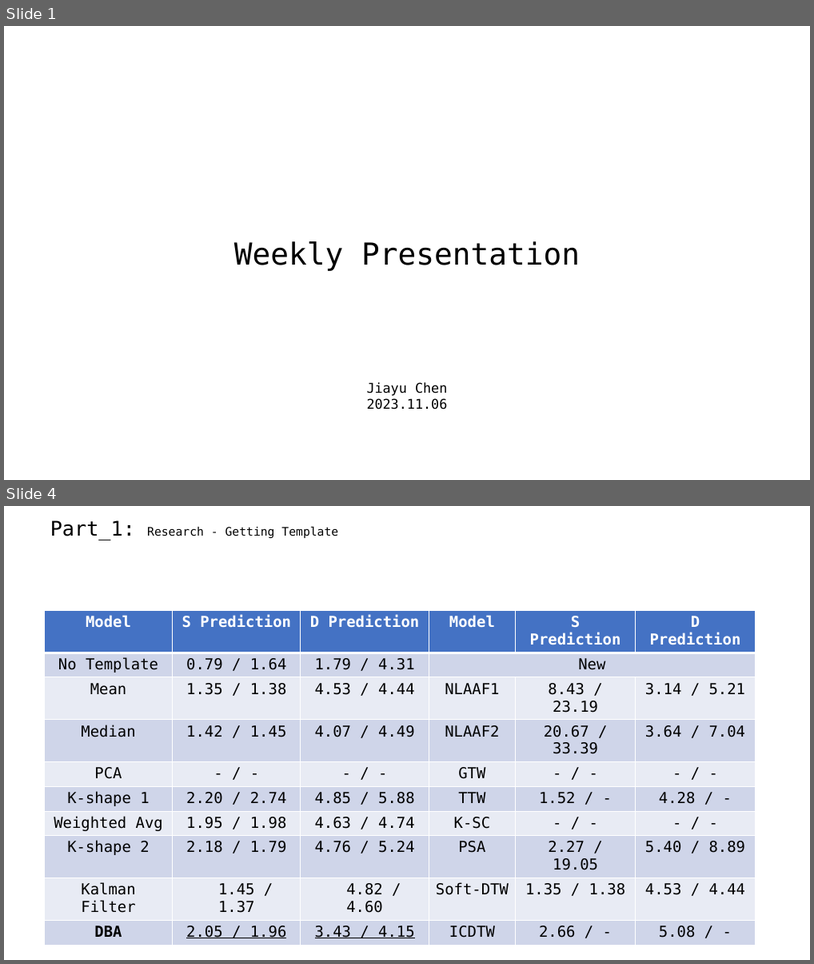
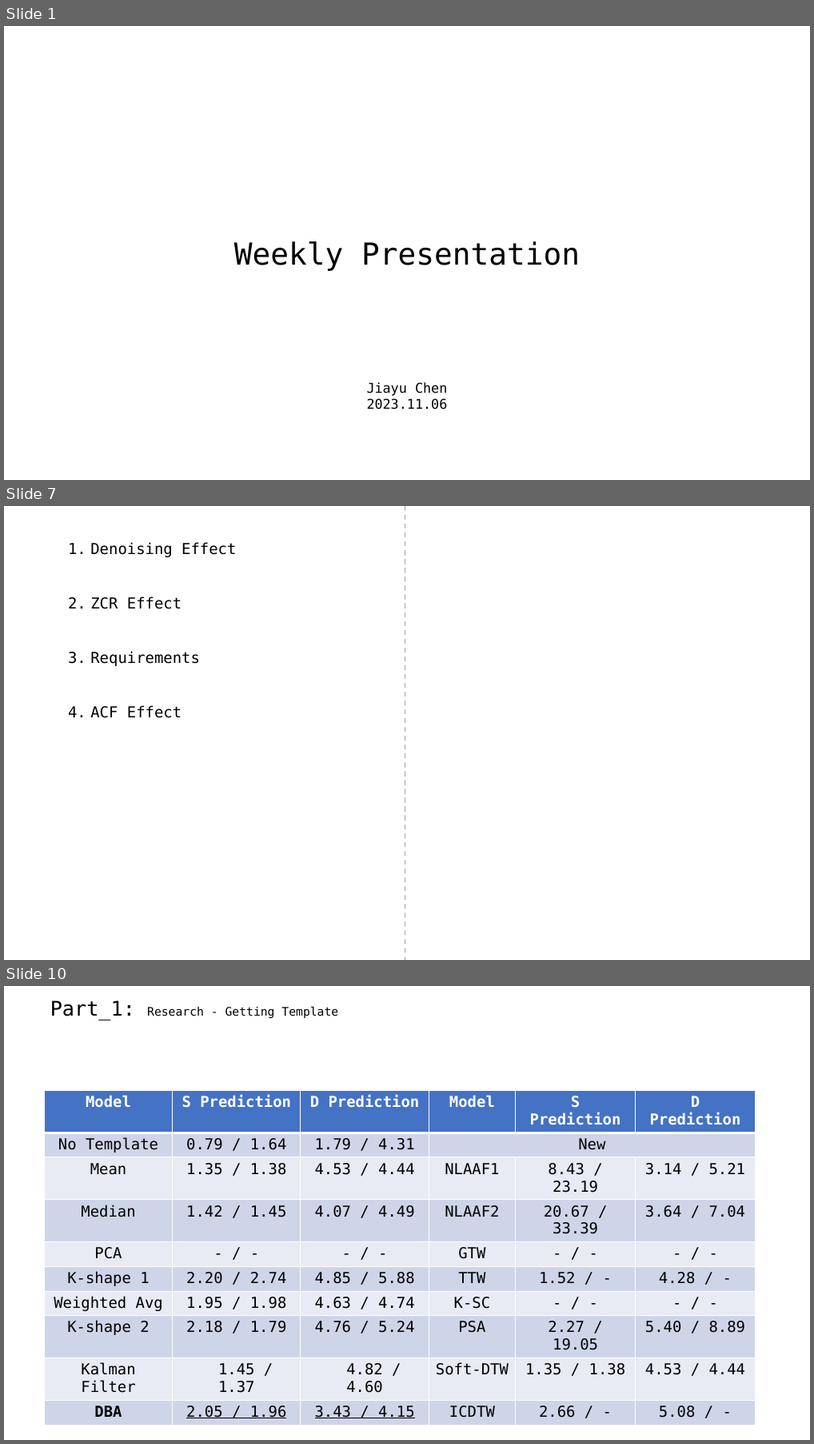
Before and after one commit to A-Big-Tortoise/Presentation, a slide deck: Presentation_1120_JiayuChen.pptx. Shown one above the other, each under a label of ours: slides 1 and 4 before the commit, slides 1, 7 and 10 after it; the slides between them are not shown. The pictures are 814x964 and 814x1444 pixels, drawn with LibreOffice and Linux fonts; fonts in the diff are those of the drawing. Boxes give left, top, right and bottom in pixels: in the first picture for what was removed or moved away, otherwise in the second. Text is boxed around its words. In the diff, an @@ line names an element or a change of style, - is before the commit and + after.

```diff
--- a/Presentation_1120_JiayuChen.pptx
+++ b/Presentation_1120_JiayuChen.pptx
@@ slide 7 added at (4,506,810,960), background #FFFFFF @@
@@ line added from (405, 506) to (405, 960), #A5A5A5 1.5 pt dashed @@
@@ text added at (90,542,236,718), 18 pt, text #000000 @@
+1. Denoising Effect
+2. ZCR Effect
+3. Requirements
+4. ACF Effect
@@ what was slide 4 is now slide 10 @@
```
Also in this commit, not shown: 2 slides changed, 6 other slides added, 2 slides removed.
